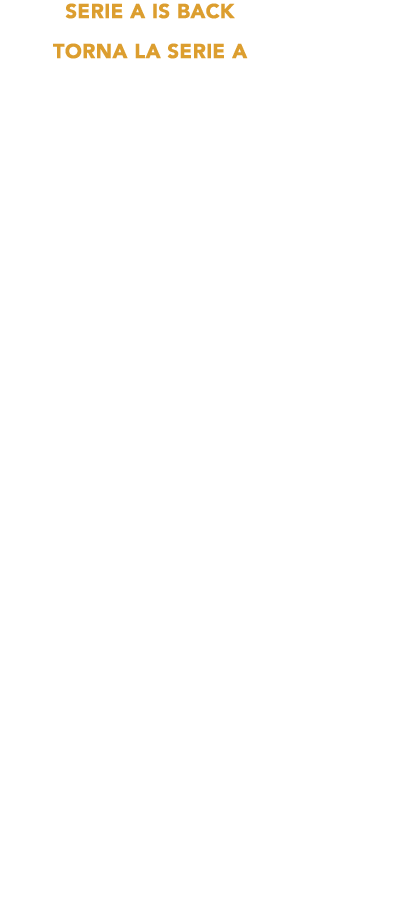
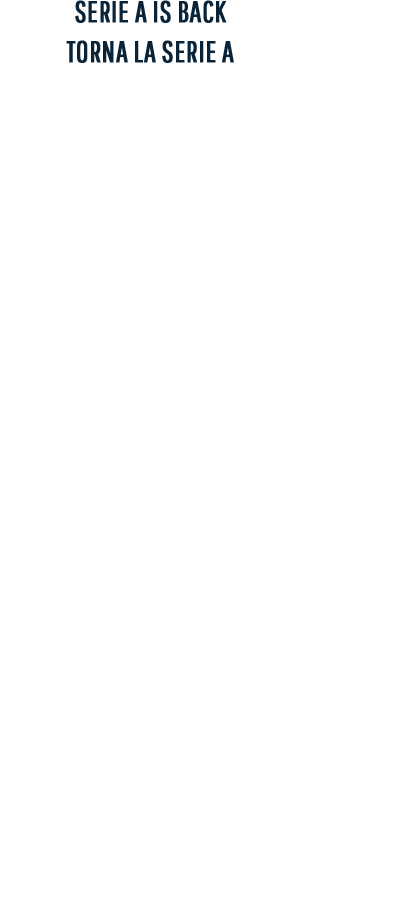
Revision of a layered 412x908 image; what changed, layer by layer:
added group "f4u" (1st of 2, in "header_it") with 3 layers in group "header_it" over <box>53,0,248,63</box>
added layer "Color Fill 1" (1st of 6, in "header_it" › "f4u") in group "f4u" over <box>53,0,248,63</box>
added group "Group 1" (1st of 6, in "header_it" › "f4u") with 1 layers in group "f4u" over <box>66,40,234,63</box>
added layer "torna la serie A" (1st of 3, in "header_it" › "f4u" › "Group 1") (color dodge) in group "Group 1" over <box>66,40,234,63</box>
hid group "lazio" (1st of 2, in "header_it") (6 layers) over <box>53,0,248,63</box>
added group "f4u" (2nd of 2, in "header_en") with 3 layers in group "header_en" over <box>53,0,248,63</box>
added layer "Color Fill 1" (4th of 6, in "header_en" › "f4u") in group "f4u" over <box>53,0,248,63</box>
added group "Group 1" (4th of 6, in "header_en" › "f4u") with 1 layers in group "f4u" over <box>75,0,227,23</box>
added layer "Serie A is back" (1st of 3, in "header_en" › "f4u" › "Group 1") in group "Group 1" over <box>75,0,227,23</box>
hid group "lazio" (2nd of 2, in "header_en") (6 layers) over <box>53,0,248,63</box>
